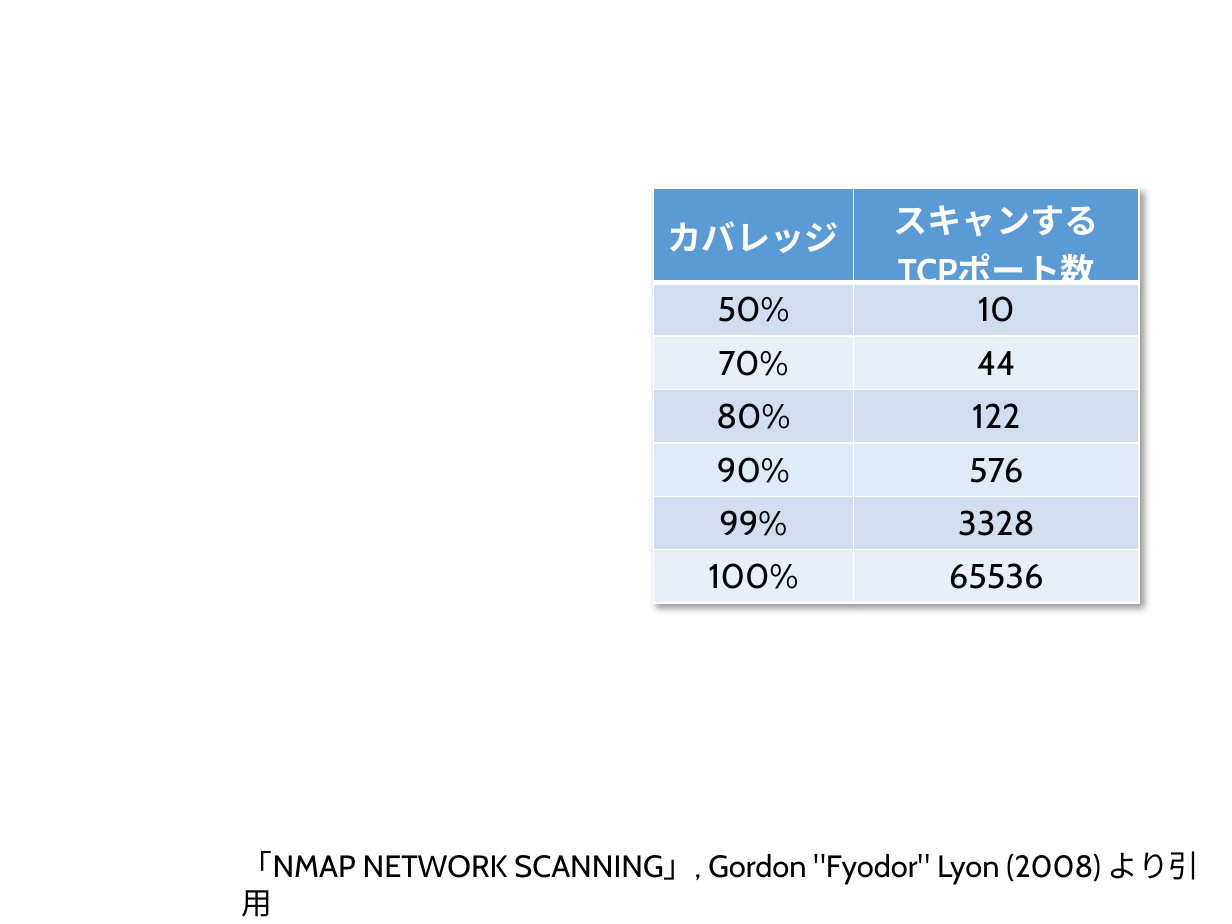
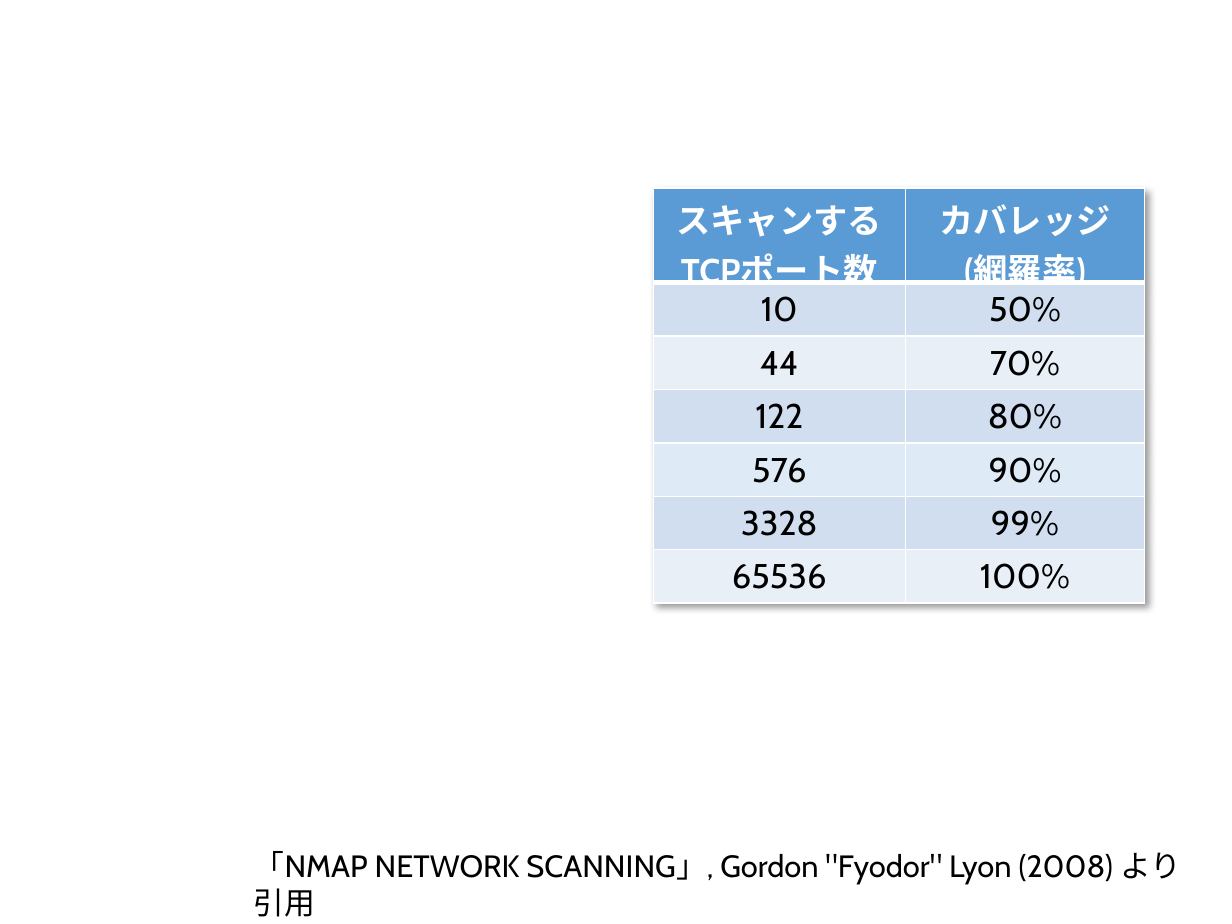
Before and after one commit to ozuma/sumida_sec, a slide deck: slide 14 of 2015-no.2/ppt/00_ozuma.pptx. Drawn at 1232x924 pixels with LibreOffice and Linux fonts; fonts in the diff are those of the drawing; background and template pictures are left out. Boxes give left, top, right and bottom in pixels: in the first picture for what was removed or moved away, otherwise in the second. Text is boxed around its words. In the diff, an @@ line names an element or a change of style, - is before the commit and + after.

```diff
--- a/2015-no.2/ppt/00_ozuma.pptx
+++ b/2015-no.2/ppt/00_ozuma.pptx
@@ table at (653, 188, 1145, 604) @@
-row 1, column 1: カバレッジ
+row 1, column 1: スキャンする / TCPポート数
-row 1, column 2: スキャンする / TCPポート数
+row 1, column 2: カバレッジ / (網羅率)
-row 2, column 1: 50%
+row 2, column 1: 10
-row 2, column 2: 10
+row 2, column 2: 50%
-row 3, column 1: 70%
+row 3, column 1: 44
-row 3, column 2: 44
+row 3, column 2: 70%
-row 4, column 1: 80%
+row 4, column 1: 122
-row 4, column 2: 122
+row 4, column 2: 80%
-row 5, column 1: 90%
+row 5, column 1: 576
-row 5, column 2: 576
+row 5, column 2: 90%
-row 6, column 1: 99%
+row 6, column 1: 3328
-row 6, column 2: 3328
+row 6, column 2: 99%
-row 7, column 1: 100%
+row 7, column 1: 65536
-row 7, column 2: 65536
+row 7, column 2: 100%
@@ table: place and size @@
-table at (653, 188, 1140, 604)
+table at (653, 188, 1145, 604)
@@ text "「NMAP NETWORK SCANNING」, Gordon "Fyodor" ..." rewrapped from (242, 851, 1200, 884) to (254, 851, 1181, 917) @@
```
Also in this commit, not shown: 5 other slides changed, 5 other files.
